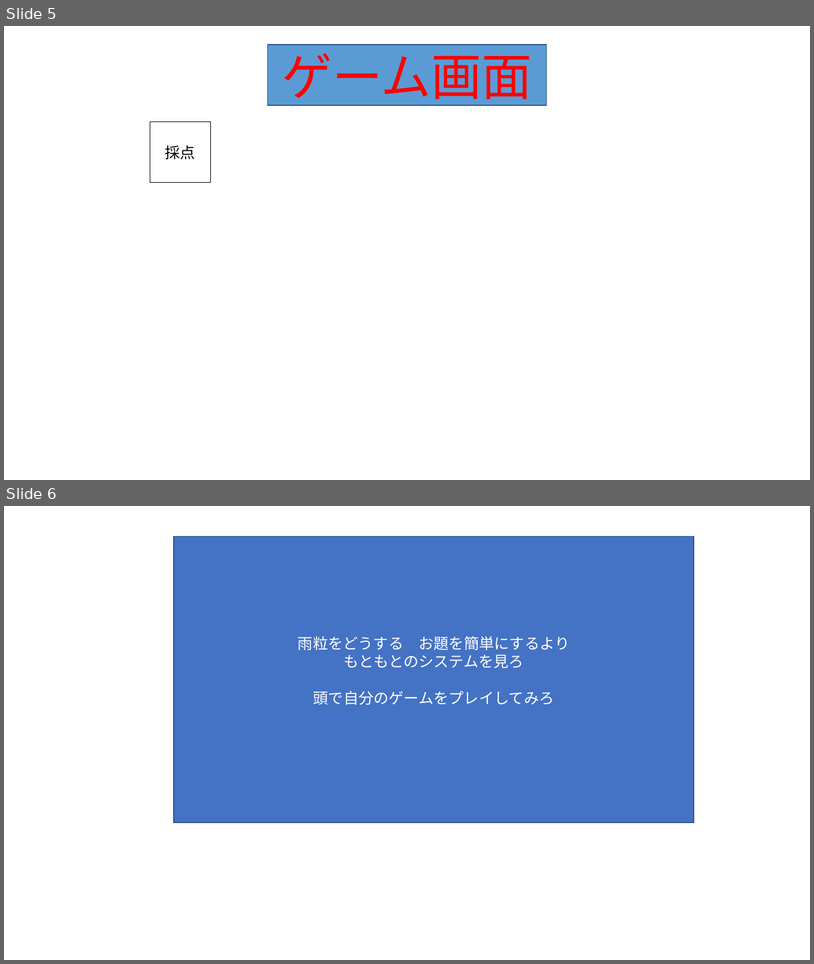
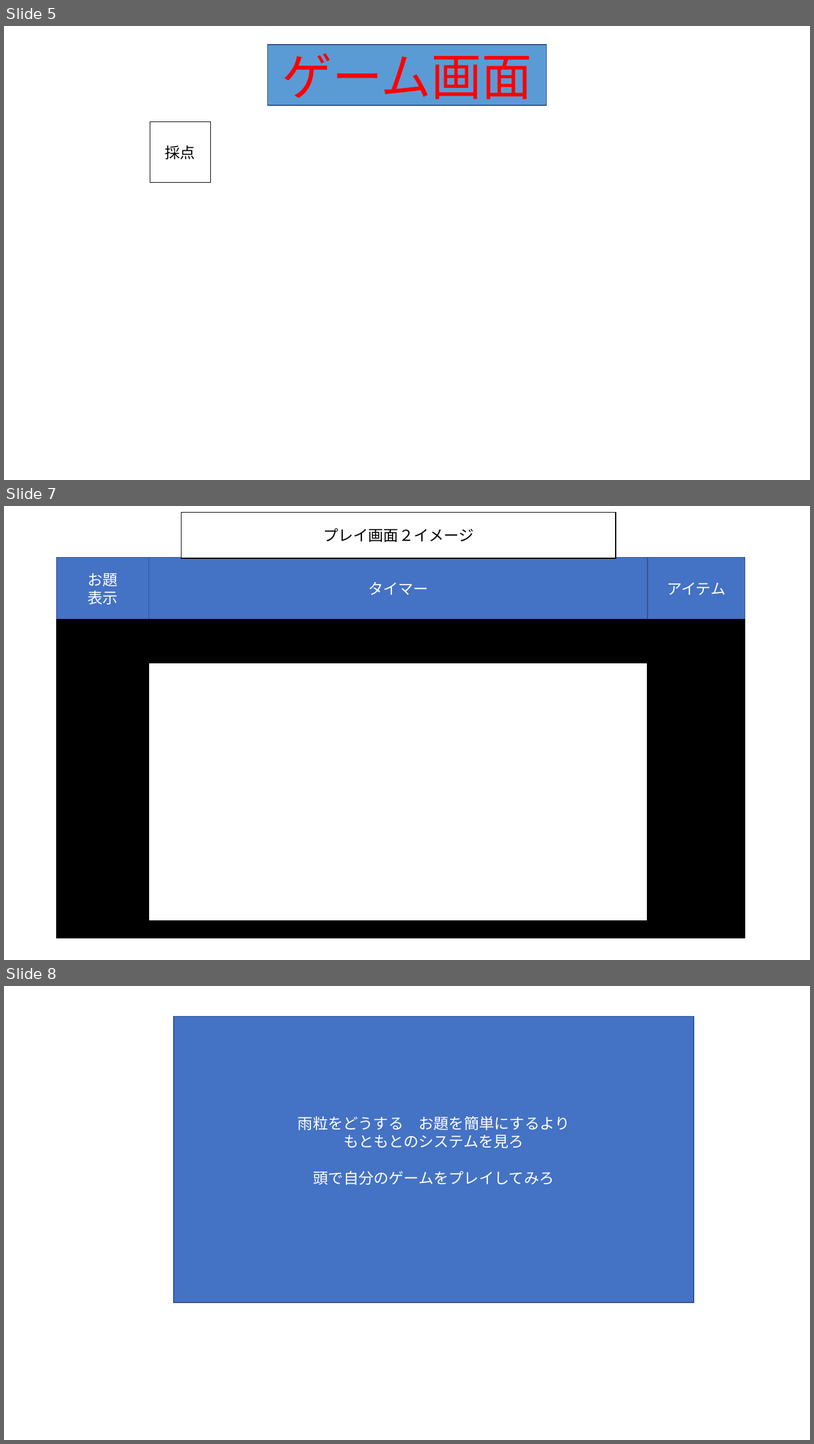
Before and after one commit to 2025Game/12Yamamoto, a slide deck: 3DLV3/Plam/ゲーム設計.pptx. Shown one above the other, each under a label of ours: slides 5 and 6 before the commit, slides 5, 7 and 8 after it; the slides between them are not shown. The pictures are 814x964 and 814x1444 pixels, drawn with LibreOffice and Linux fonts; fonts in the diff are those of the drawing; background and template pictures are left out. Boxes give left, top, right and bottom in pixels: in the first picture for what was removed or moved away, otherwise in the second. Text is boxed around its words. In the diff, an @@ line names an element or a change of style, - is before the commit and + after.

```diff
--- a/3DLV3/Plam/ゲーム設計.pptx
+++ b/3DLV3/Plam/ゲーム設計.pptx
@@ slide 7 added at [4,506,810,960], background #FFFFFF @@
@@ rectangle added at [181,512,616,558], fill #FFFFFF, outline #000000 1 pt, 18 pt, text #000000 @@
+プレイ画面２イメージ
@@ rectangle added at [57,558,149,619], fill #4472C4, outline #325491 1 pt, 18 pt, text #FFFFFF @@
+お題
+表示
@@ rectangle added at [149,558,648,619], fill #4472C4, outline #325491 1 pt, 18 pt, text #FFFFFF @@
+タイマー
@@ rectangle added at [648,558,746,619], fill #4472C4, outline #325491 1 pt, 18 pt, text #FFFFFF @@
+アイテム
@@ rectangle added at [57,619,746,938], fill #000000, outline #000000 1 pt @@
@@ rectangle added at [149,663,648,921], fill #FFFFFF, outline #000000 1 pt @@
@@ what was slide 6 is now slide 8 @@
```
Also in this commit, not shown: 1 slide changed, 2 other slides added, 2 slides removed, 1 other file.
